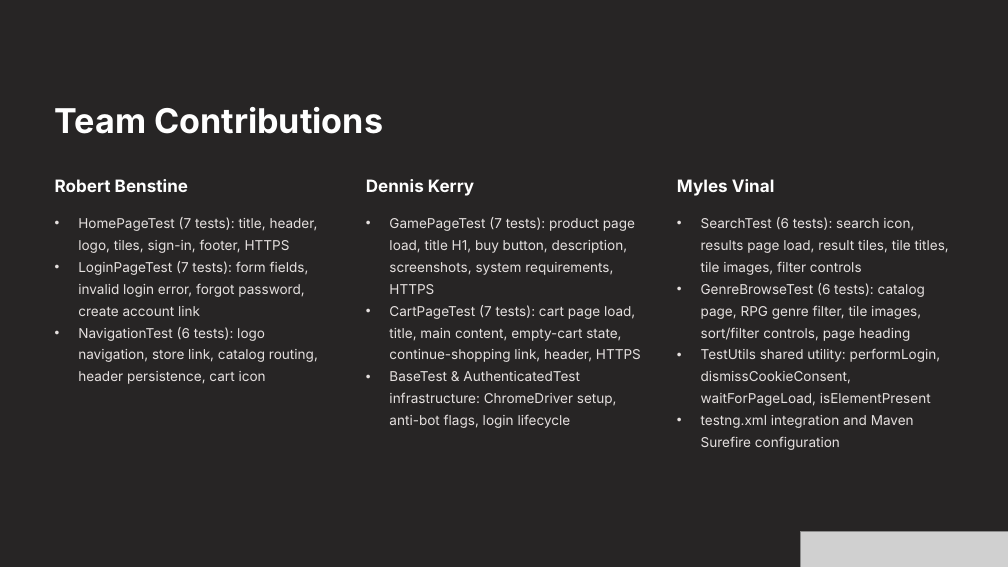
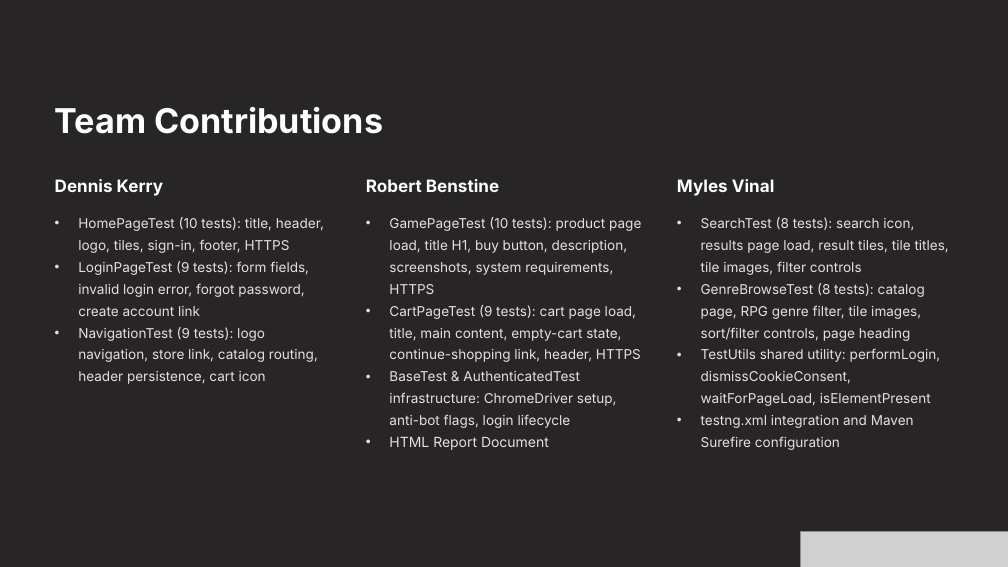
Before and after one commit to DennisKerry/GOG-Tester, a slide deck: slide 5 of doc/Automated-End-to-End-Testing-of-GOGcom.pptx (slide 4 before the commit). Drawn at 1008x567 pixels with LibreOffice and Linux fonts; fonts in the diff are those of the drawing; grey boxes stand for pictures; background and template pictures are left out. Boxes give left, top, right and bottom in pixels: in the first picture for what was removed or moved away, otherwise in the second. Text is boxed around its words. In the diff, an @@ line names an element or a change of style, - is before the commit and + after.

Commit message:
fix: LoginPageTest

```diff
--- a/doc/Automated-End-to-End-Testing-of-GOGcom.pptx
+++ b/doc/Automated-End-to-End-Testing-of-GOGcom.pptx
@@ text at (55, 179, 163, 196): text changed @@
-Robert Benstine
+Dennis Kerry
@@ text at (366, 179, 499, 192): text changed @@
-Dennis Kerry
+Robert Benstine
@@ text at (78, 217, 324, 384): text changed @@
-• HomePageTest (7 tests): title, header, logo, tiles, sign-in, footer, HTTPS
-• LoginPageTest (7 tests): form fields, invalid login error, forgot password, create account link
-• NavigationTest (6 tests): logo navigation, store link, catalog routing, header persistence, cart icon
+• HomePageTest (10 tests): title, header, logo, tiles, sign-in, footer, HTTPS
+• LoginPageTest (9 tests): form fields, invalid login error, forgot password, create account link
+• NavigationTest (9 tests): logo navigation, store link, catalog routing, header persistence, cart icon
@@ text at (389, 217, 641, 362): text changed @@
-• GamePageTest (7 tests): product page load, title H1, buy button, description, screenshots, system requirements, HTTPS
-• CartPageTest (7 tests): cart page load, title, main content, empty-cart state, continue-shopping link, header, HTTPS
+• GamePageTest (10 tests): product page load, title H1, buy button, description, screenshots, system requirements, HTTPS
+• CartPageTest (9 tests): cart page load, title, main content, empty-cart state, continue-shopping link, header, HTTPS
@@ text at (701, 217, 949, 341): text changed @@
-• SearchTest (6 tests): search icon, results page load, result tiles, tile titles, tile images, filter controls
-• GenreBrowseTest (6 tests): catalog page, RPG genre filter, tile images, sort/filter controls, page heading
+• SearchTest (8 tests): search icon, results page load, result tiles, tile titles, tile images, filter controls
+• GenreBrowseTest (8 tests): catalog page, RPG genre filter, tile images, sort/filter controls, page heading
@@ text at (389, 437, 549, 450): paragraph added @@
+• HTML Report Document
```
Also in this commit, not shown: 4 other slides changed, 5 slides added, 3 slides removed, 14 other files.
